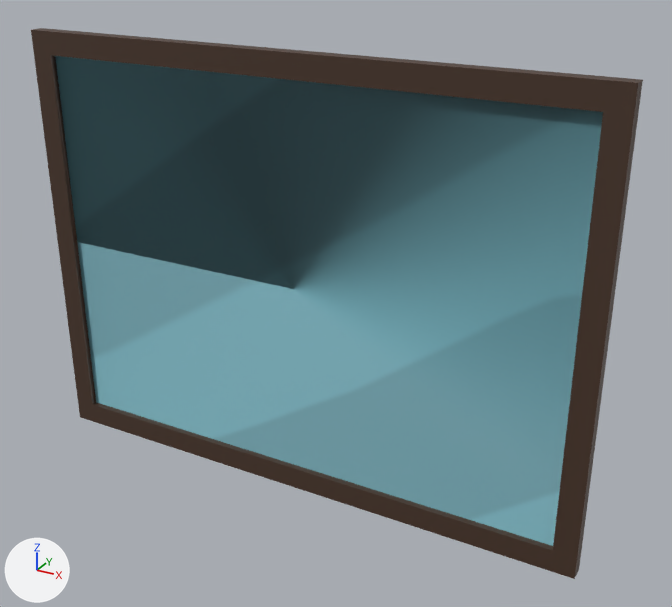
The FBX model Assets/Prefabs/Mesh/Window/window_big.fbx as it was, and as the next commit left it.
Rendered twice from a 50 mm camera at (-4.89, -5.12, 3.83) aimed at (-7.55, -0.29, 1.41). Lighting does not change. The marker at lower left points along +X, +Y and +Z. The older version comes first. Where no turn or scale is listed for an object, it has been applied to the vertices.

The first picture shows 'mesh_WindowBig'.
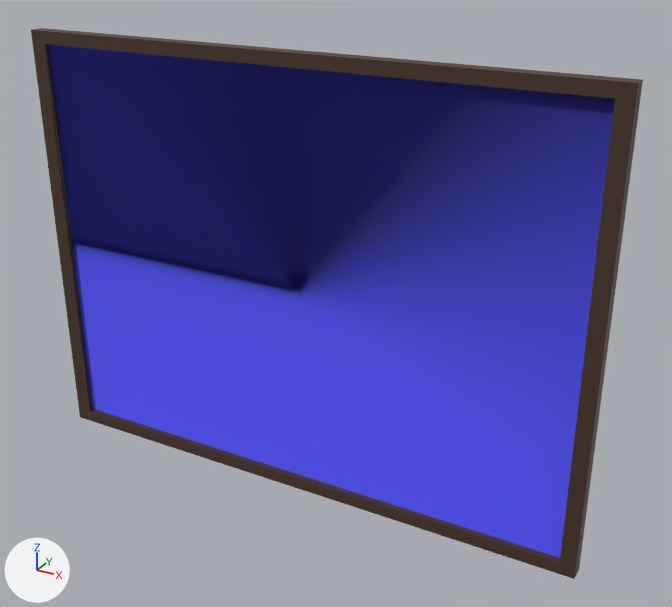
The newer file is also turned or shifted as a whole; pictures and numbers use the older file's frame.

Patch to the scene script:
```diff
--- a/Assets/Prefabs/Mesh/Window/window_big.fbx.py
+++ b/Assets/Prefabs/Mesh/Window/window_big.fbx.py
@@ mat_wooddark @@
+mat_wooddark = principled_material('WoodDark')
+mat_wooddark.base_color = (0.0685, 0.0356, 0.0212)  # brown #4a3528
@@ mat_bluearrow @@
+mat_bluearrow = principled_material('BlueArrow')
+mat_bluearrow.base_color = (0.0908, 0.0908, 1.0)  # blue #5555ff
+mat_bluearrow.roughness = 1.0
@@ me_cube_028 @@
 me_cube_028.from_pydata(...)  # 28 vertices, 30 faces; spans x -2.0..2.0, y -0.05..0.05, z 0.0..3.0
 # used by ob_mesh_windowbig; location = (-7.804, -0.386, 0.0)
+# me_cube_028 part 1: all 16 vertices in x -1.85..1.85, y -0.05..0.05, z 0.16..2.84 are scaled about their middle by (1.03, 1.01, 1.05)
+# me_cube_028 part 2: all 7 faces centred in x 0.0, y -0.05..0.05, z 0.0..0.16 switch from mat_window_bigglass (picture img_window_big_png) to mat_wooddark (brown #4a3528)
+# me_cube_028 part 3: all 7 faces centred in x 0.0, y -0.05..0.05, z 2.84..3.0 switch from mat_window_bigglass (picture img_window_big_png) to mat_wooddark (brown #4a3528)
+# me_cube_028 part 4: all 7 faces centred in x 1.85..2.0, y -0.05..0.05, z 1.5 switch from mat_window_bigglass (picture img_window_big_png) to mat_wooddark (brown #4a3528)
+# me_cube_028 part 5: all 2 faces centred in x 0.0, y -0.01..0.01, z 1.5 switch from mat_window_bigglass (picture img_window_big_png) to mat_bluearrow (blue #5555ff)
```

Location of each change, [x1, y1, x2, y2] in pixels of the pictures (672 x 607 px; the box of a moved part takes in the faces that stretch with it):
'mesh_WindowBig', reshaped, recoloured (cyan to blue): [31, 28, 643, 579] in both
part 1 of me_cube_028, moved or reshaped: [43, 42, 618, 563] in both
part 2 of me_cube_028, edited (looks the same): [81, 411, 574, 579] in both
part 3 of me_cube_028, edited (looks the same): [31, 28, 642, 99] in both
part 4 of me_cube_028, recoloured: before [553, 100, 618, 562]; after [560, 98, 618, 563]
part 5 of me_cube_028, recoloured (cyan to blue): before [55, 56, 603, 546]; after [49, 45, 615, 558]
